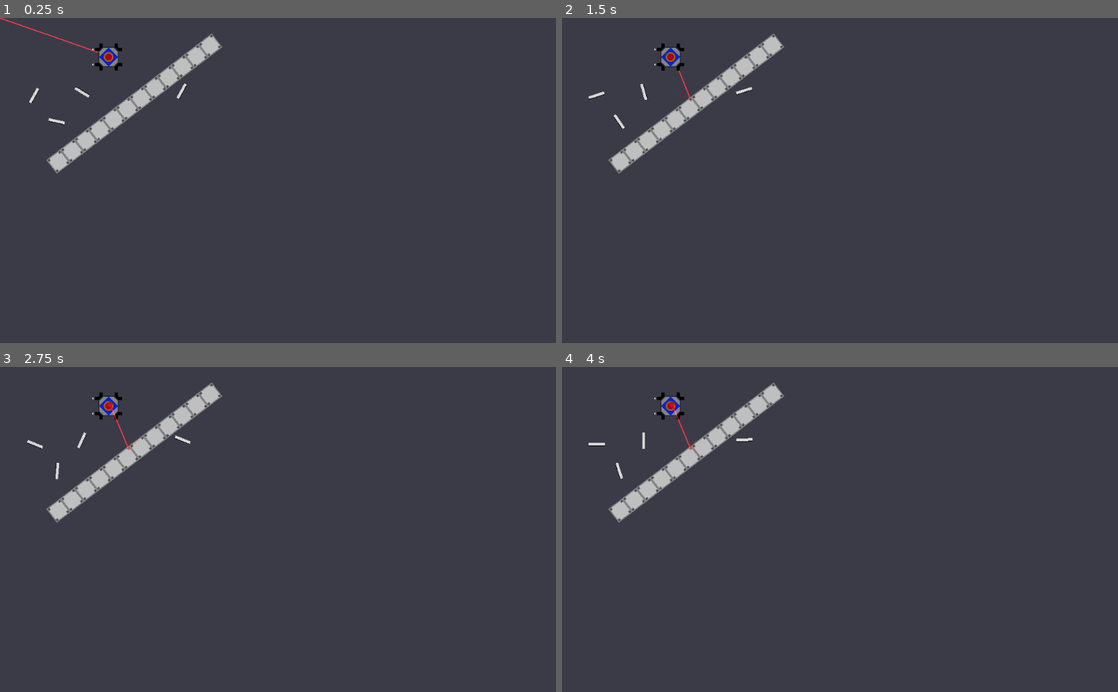
Above: before the commit, frames 1-4 (two rows, left to right).
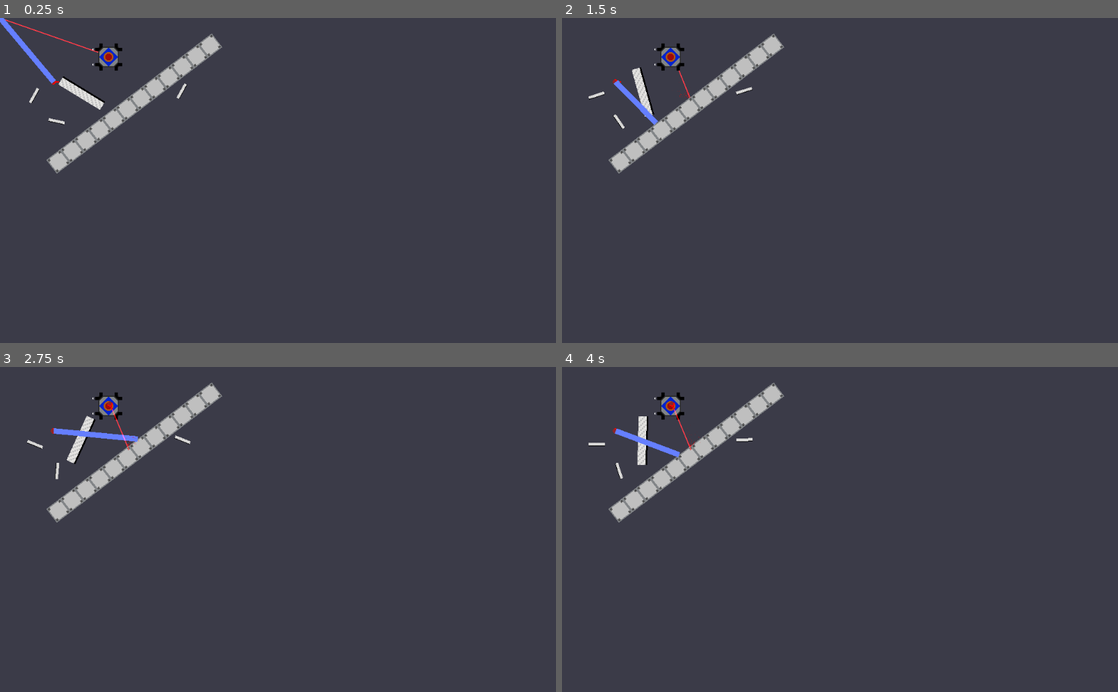
Above: after the commit, the same moments.

Repository: Call-Me-Sir/Calan-Game2021
Game: Godot game, scene res://Level 1.tscn
Same seed, same stepped clock (60 frames per second), same inputs: the game is played once before the commit and once after it.
Inputs (mouse positions are in pixels of both pictures, inside the frame that each line leads up to):
- Up to frame 1 (0.25 s): no input
- Up to frame 2 (1.5 s): tap Enter at 0.5 s; move the mouse to (962, 164) at 0.52 s; hold Right (Contraptionright) 0.53-1.28 s; move the mouse to (728, 196) at 1.27 s; hold Ctrl (slowdown) from 1.28 s (still down)
- Up to frame 3 (2.75 s): tap Space at 2 s; move the mouse to (333, 458) at 2.02 s; release Ctrl (slowdown) at 2.03 s; hold Right (Contraptionright) from 2.03 s (still down)
- Up to frame 4 (4 s): move the mouse to (812, 594) at 2.77 s; release Right (Contraptionright) at 2.78 s; hold Shift (speedup) 2.78-3.53 s; tap Enter at 3.5 s; move the mouse to (1006, 578) at 3.52 s; hold Left (Contraptionleft) from 3.53 s (still down)

The runs differ from the first frame. In frame 1, 0.5% of the frame differs, in the area x 0-19%, y 0-29%; in frame 2, 0.4%; in frame 3, 0.5%; in frame 4, 0.5%.

Commit message:
New Laser Type experiment

Diff:
--- /dev/null
+++ b/RayArray/LaserExperiment.tscn
@@ -0,0 +1,16 @@
+[gd_scene load_steps=3 format=2]
+
+[ext_resource path="res://Imported resources/Red Laser V1-1.png (4).png" type="Texture" id=1]
+[ext_resource path="res://NewRedLaser.gd" type="Script" id=2]
+
+[node name="Node2D" type="Node2D"]
+script = ExtResource( 2 )
+
+[node name="RedLaserSprite" type="Sprite" parent="."]
+texture = ExtResource( 1 )
+
+[node name="Line2D" type="Line2D" parent="."]
+points = PoolVector2Array( 11, 5, 25, 16, 15, 28, -9, 23 )
+
+[node name="RayCast2D" type="RayCast2D" parent="."]
+collision_mask = 2
--- a/RayArray/Level 1.tscn
+++ b/RayArray/Level 1.tscn
@@ -1,8 +1,9 @@
-[gd_scene load_steps=4 format=2]
+[gd_scene load_steps=5 format=2]
 
 [ext_resource path="res://Mirror.tscn" type="PackedScene" id=1]
 [ext_resource path="res://Playerspaceshipkinematic.tscn" type="PackedScene" id=2]
 [ext_resource path="res://Prototile.tscn" type="PackedScene" id=3]
+[ext_resource path="res://LaserExperiment.tscn" type="PackedScene" id=4]
 
 [node name="Level 1" type="Node"]
 
@@ -30,6 +31,7 @@
 [node name="Mirror3" parent="." instance=ExtResource( 1 )]
 position = Vector2( 152, 136 )
 rotation = -1.02195
+scale = Vector2( 3, 3 )
 collision_layer = 2
 
 [node name="Tiles" type="Node2D" parent="."]
@@ -76,3 +78,6 @@
 position = Vector2( 64, 144 )
 rotation = 0.505658
 collision_layer = 2
+
+[node name="Node2D" parent="." instance=ExtResource( 4 )]
+position = Vector2( 99, 118 )
--- /dev/null
+++ b/RayArray/NewRedLaser.gd
@@ -0,0 +1,47 @@
+extends Node2D
+
+
+# Declare member variables here. Examples:
+onready var ray = $RayCast2D
+onready var line = $Line2D
+
+
+# Called when the node enters the scene tree for the first time.
+func _ready():
+	pass # Replace with function body.
+
+
+# Called every frame. 'delta' is the elapsed time since the previous frame.
+func _process(delta):
+	line.clear_points()
+	line.add_point(Vector2.ZERO)
+	ray.global_position = line.global_position
+	#if get_parent().name == "Playerspaceshipkinematic":
+	ray.cast_to = (get_global_mouse_position()-line.global_position).normalized()* 1000
+	#else:
+	var prev = null
+	ray.force_raycast_update()
+	while true:
+		if not ray.is_colliding():
+			var pt = ray.global_position + ray.cast_to
+			line.add_point(line.to_local(pt))
+			break
+		var coll = ray.get_collider()
+		var pt = ray.get_collision_point()
+
+		line.add_point(line.to_local(pt))
+		if not coll.is_in_group("Mirror"):
+			break
+
+		var normal = ray.get_collision_normal()
+		if normal == Vector2.ZERO:
+			break
+		if prev != null:
+			prev.collision_mask = 3
+			prev.collision_lauer = 3
+		prev = coll
+		prev.collision_mask = 0
+		prev.collision_layer = 0
+		ray.global_position = pt
+		ray.cast_to = ray.cast_to.bounce(normal)
+		ray.force_raycast_update()
